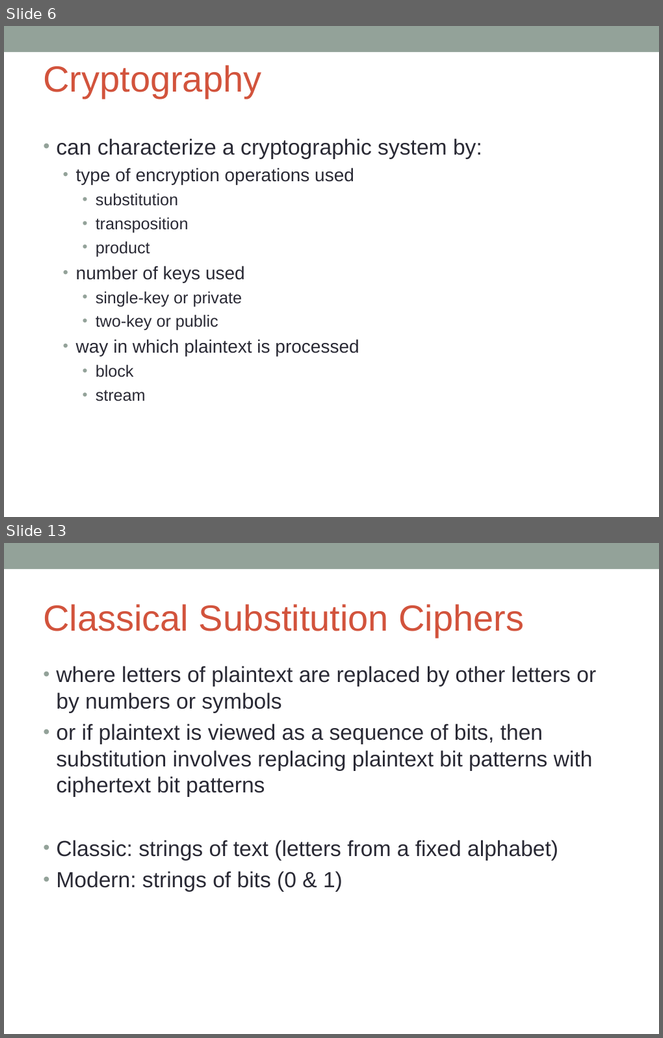
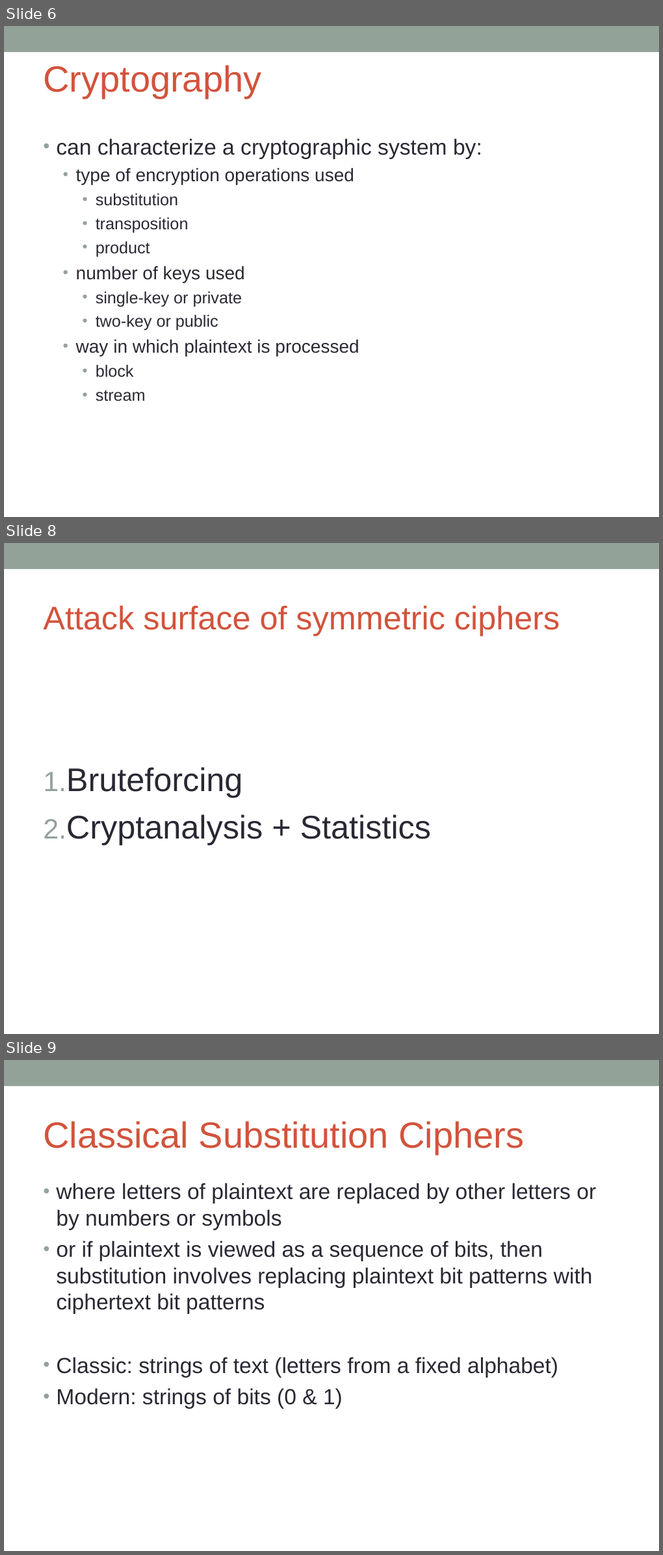
Before and after one commit to DeMaCS-UNICAL/NetworkSecurity, a slide deck: slides/ch02-SimmetricCryptography.ppt. Shown one above the other, each under a label of ours: slides 6 and 13 before the commit, slides 6, 8 and 9 after it; the slides between them are not shown. The pictures are 663x1038 and 663x1555 pixels, drawn with LibreOffice and Linux fonts; fonts in the diff are those of the drawing. Boxes give left, top, right and bottom in pixels: in the first picture for what was removed or moved away, otherwise in the second. Text is boxed around its words. In the diff, an @@ line names an element or a change of style, - is before the commit and + after.

```diff
--- a/slides/ch02-SimmetricCryptography.ppt
+++ b/slides/ch02-SimmetricCryptography.ppt
@@ slide 8 added at <box>4,543,659,1034</box>, background #FFFFFF; not listed: 1 template element that a slide beside it also shows @@
@@ title added at <box>43,605,560,636</box>, 36 pt, text #D2533C @@
+Attack surface of symmetric ciphers
@@ text added at <box>66,767,431,845</box>, 36 pt, text #292934 @@
+1. Bruteforcing
+2. Cryptanalysis + Statistics
@@ what was slide 13 is now slide 9 @@
```
Also in this commit, not shown: 17 slides changed, 1 other file.
